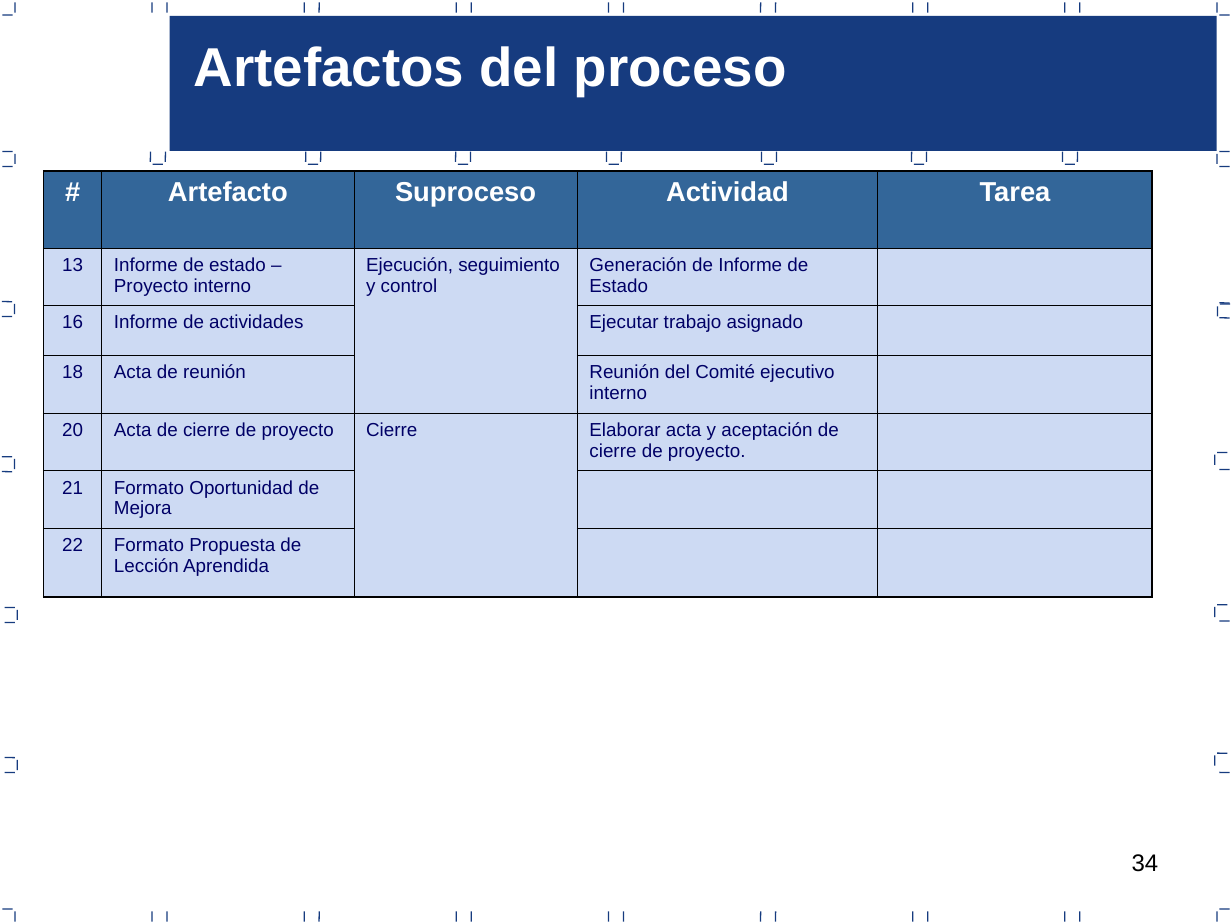
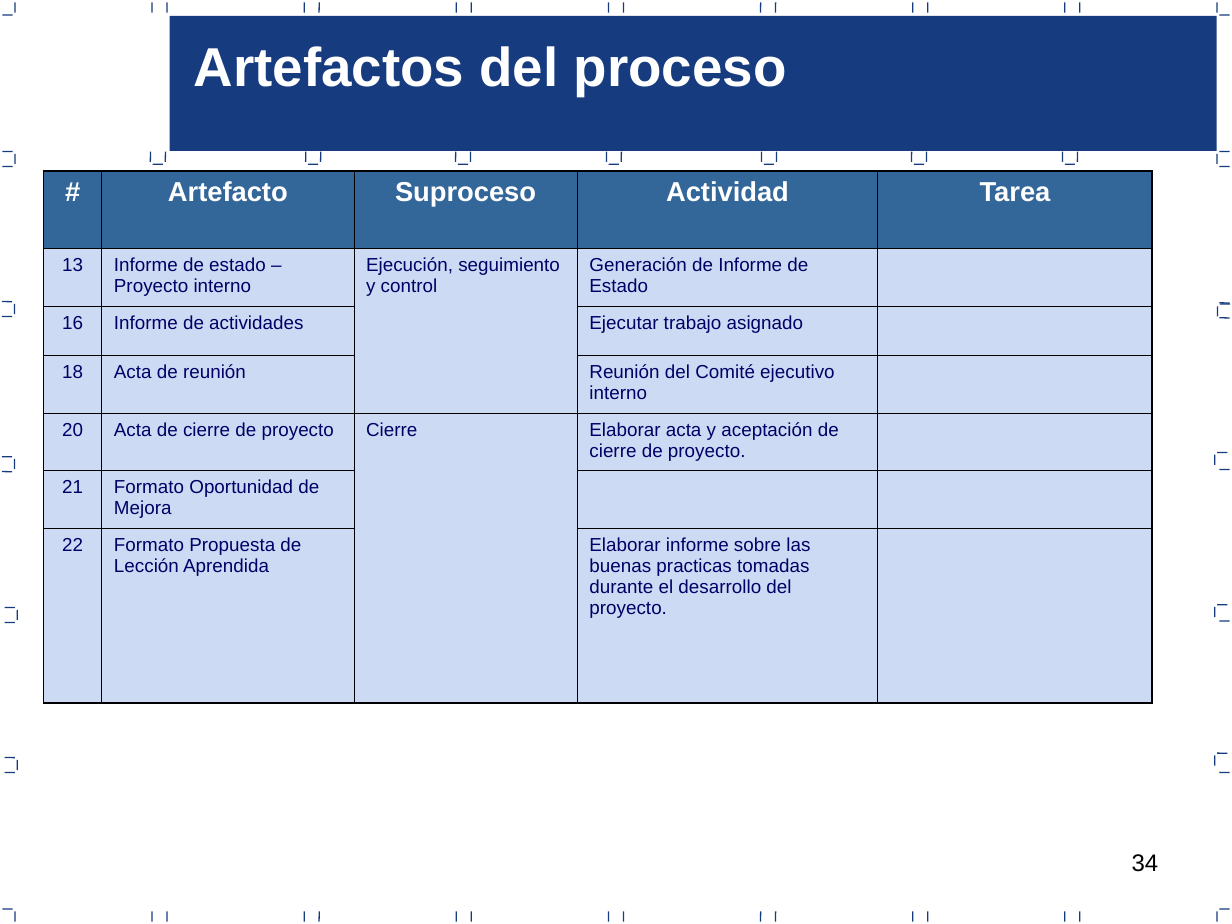
Before and after one commit to joansafr/Dev90PlusPlus, a slide deck: slide 34 of Area PP_PMC/7.0.1.23 Proceso de gestion de proyectos.ppt. Drawn at 1232x924 pixels with LibreOffice and Linux fonts; fonts in the diff are those of the drawing. Boxes give left, top, right and bottom in pixels: in the first picture for what was removed or moved away, otherwise in the second. Text is boxed around its words. In the diff, an @@ line names an element or a change of style, - is before the commit and + after.

Commit message:
Area PP_PMC
Se modifico el punto 13 de las metricas
Se agrego la segunda acta externa
Se hizo modificaciones irrelevantes al ppt. de gestion de proyectos

```diff
--- a/Area PP_PMC/7.0.1.23 Proceso de gestion de proyectos.ppt
+++ b/Area PP_PMC/7.0.1.23 Proceso de gestion de proyectos.ppt
@@ table at bbox=[43, 171, 1152, 692] @@
-row 7, column 4: 
+row 7, column 4: Elaborar informe sobre las buenas practicas tomadas durante el desarrollo del proyecto.
```
Also in this commit, not shown: 3 other slides changed, 2 other files.
